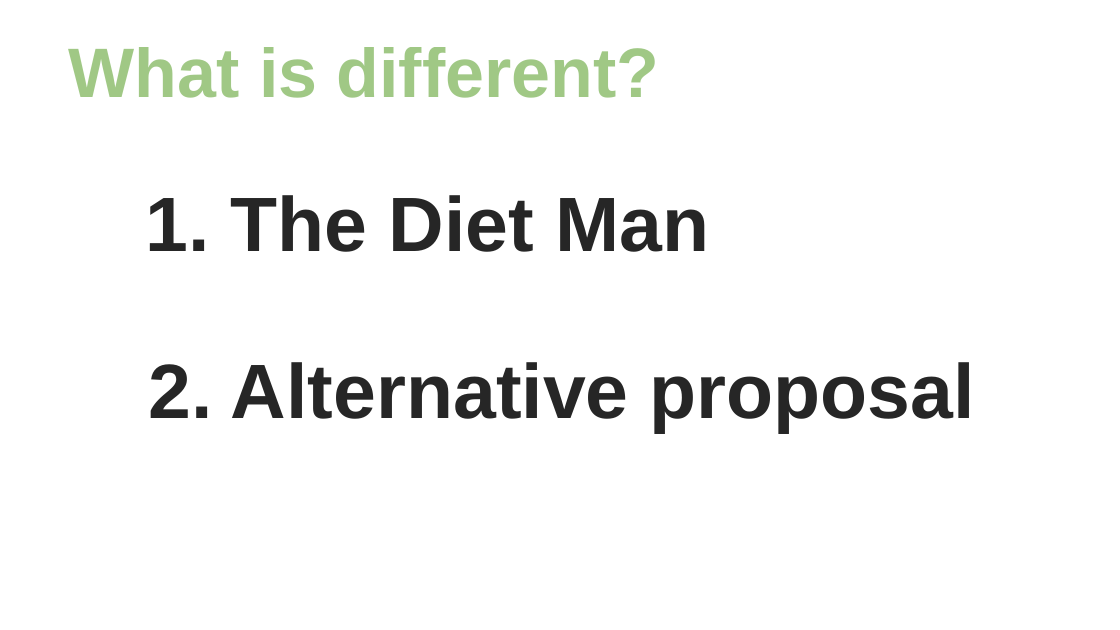
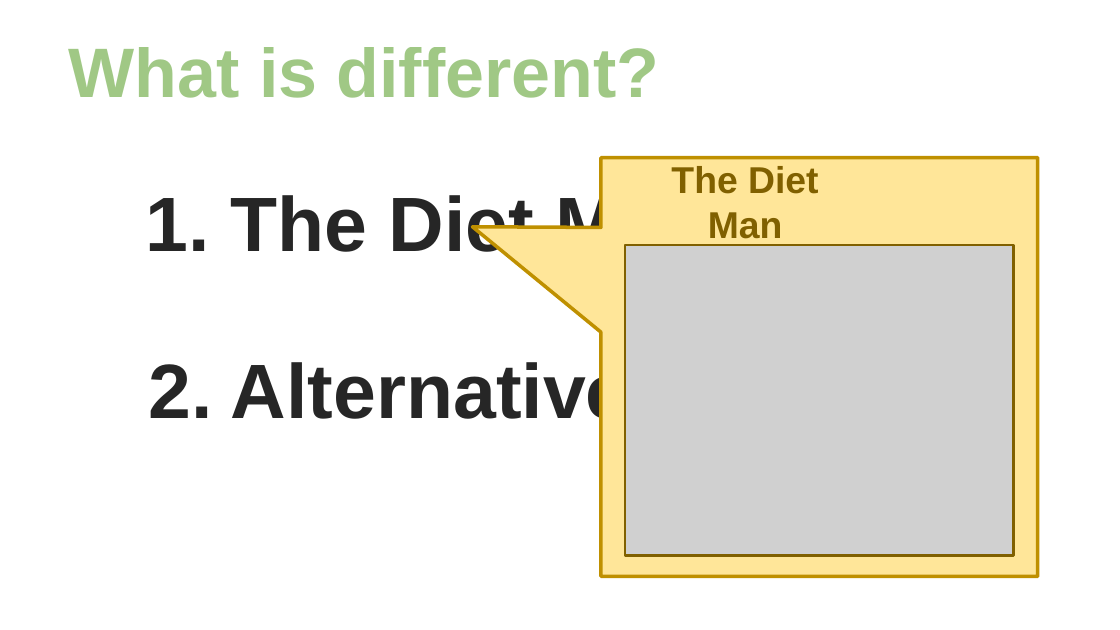
Before and after one commit to klustar/sanhak, a slide deck: slide 15 of 산학프로젝트_국방색순대국밥.pptx (slide 12 before the commit). Drawn at 1120x630 pixels with LibreOffice and Linux fonts; fonts in the diff are those of the drawing; grey boxes stand for pictures; background and template pictures are left out. Boxes give left, top, right and bottom in pixels: in the first picture for what was removed or moved away, otherwise in the second. Text is boxed around its words. In the diff, an @@ line names an element or a change of style, - is before the commit and + after.

```diff
--- a/산학프로젝트_국방색순대국밥.pptx
+++ b/산학프로젝트_국방색순대국밥.pptx
@@ speech box added at [601, 158, 1038, 576], fill #FFE699, outline #BF9000 3 pt @@
@@ rectangle added at [621, 174, 870, 229], fill #FFE699, outline #FFE699 2 pt, 32 pt, text #806000, bold @@
+The Diet Man
@@ picture added at [625, 245, 1013, 556] @@
```
Also in this commit, not shown: 8 other slides changed, 5 slides added, 2 slides removed, 4 other files.
